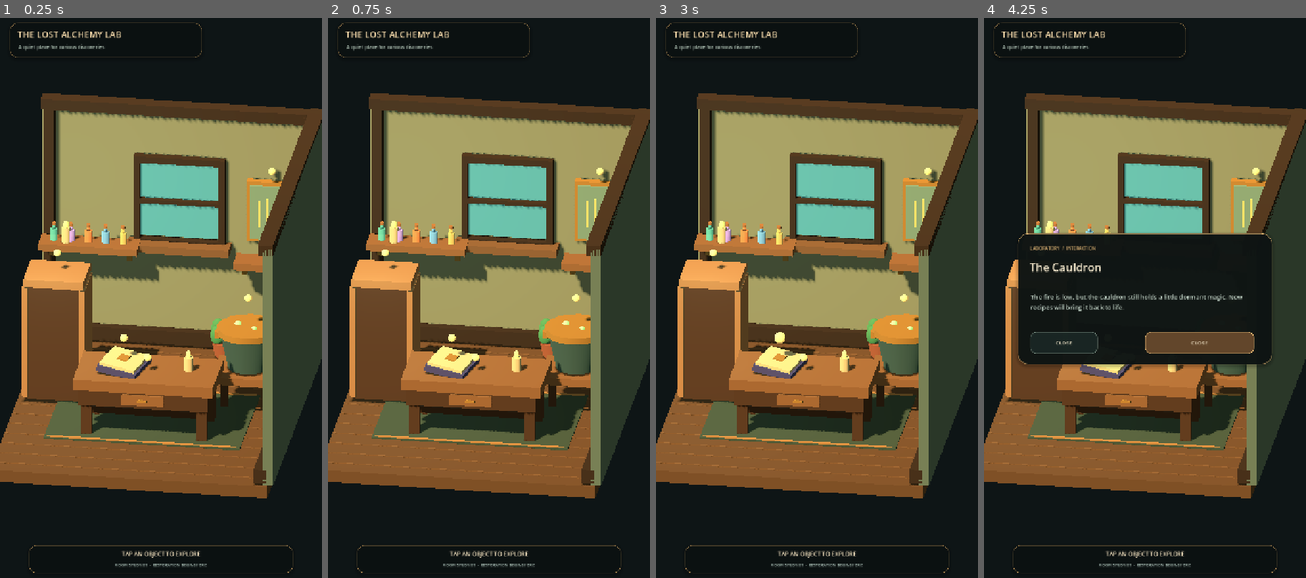
Above: before the commit, frames 1-4 (left to right).
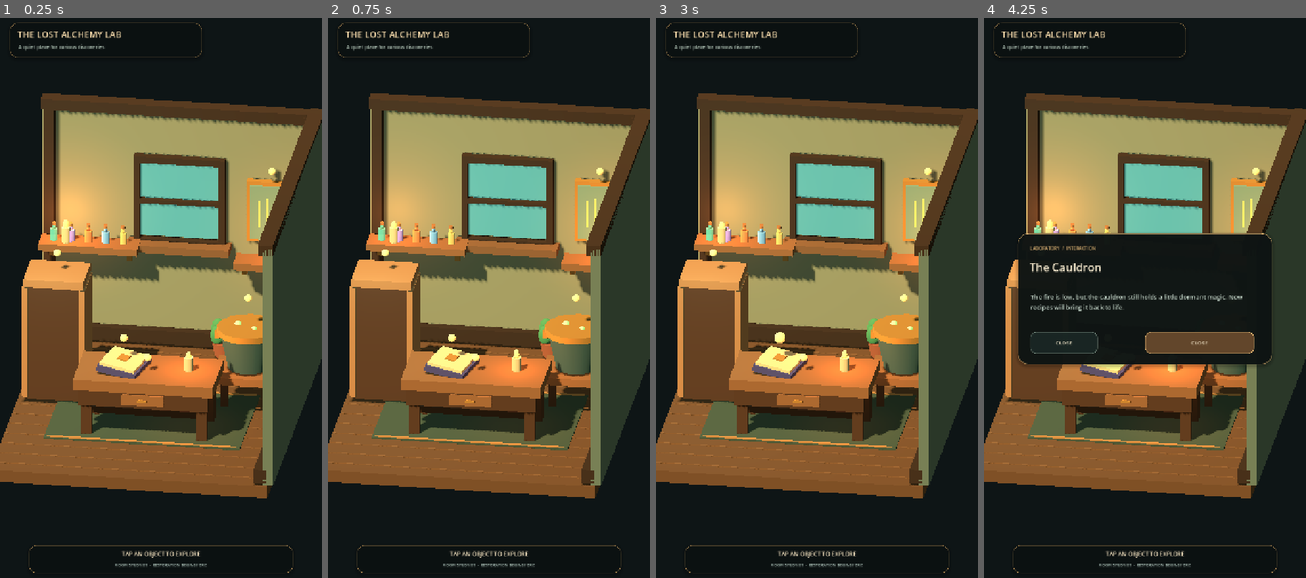
Above: after the commit, the same moments.

Repository: Kryodo/spell-sort-game
Game: Godot game, scene res://scenes/lab_room_prototype.tscn
Same seed, same stepped clock (60 frames per second), same inputs: the game is played once before the commit and once after it.
Inputs (mouse positions are in pixels of both pictures, inside the frame that each line leads up to):
- Up to frame 1 (0.25 s): no input
- Up to frame 2 (0.75 s): tap Enter at 0.5 s; move the mouse to (559, 270) at 0.52 s; click (559, 270) at 0.67 s
- Up to frame 3 (3 s): tap Space at 1.25 s; drag from (752, 326) to (800, 415) at 1.27 s; tap Enter at 2 s; move the mouse to (849, 174) at 2.02 s; click (849, 174) at 2.17 s; drag from (800, 415) to (720, 214) at 2.77 s
- Up to frame 4 (4.25 s): tap Space at 3.5 s; move the mouse to (1241, 387) at 3.52 s; click (1241, 387) at 3.67 s

The runs differ from the first frame. In frame 1, 5.3% of the frame differs, in the area x 12-86%, y 24-71%; in frame 2, 4.5%; in frame 3, 4.9%; in frame 4, 4.0%.
Error before the commit: Invalid access to property or key 'world_position' on a base object of type 'MeshInstance3D'. (res://scripts/lab_room_prototype.gd:330)

Commit message:
Correct candle node position properties after parameter rename

Diff:
--- a/scripts/lab_room_prototype.gd
+++ b/scripts/lab_room_prototype.gd
@@ -327,9 +327,9 @@
 	var flame := _add_sphere("CandleFlame", 0.075, world_position + Vector3(0.0, 0.20, 0.0), _mat(Color(1.0, 0.64, 0.29), 0.0, 1.4))
 	flame.scale = Vector3(0.72, 1.25, 0.72)
 	_flames.append(flame)
-	_flame_base_positions.append(flame.world_position)
+	_flame_base_positions.append(flame.position)
 	var light := OmniLight3D.new()
-	light.world_position = world_position + Vector3(0.0, 0.28, 0.0)
+	light.position = world_position + Vector3(0.0, 0.28, 0.0)
 	light.light_color = Color(1.0, 0.59, 0.30)
 	light.light_energy = 0.72
 	light.omni_range = 2.2
